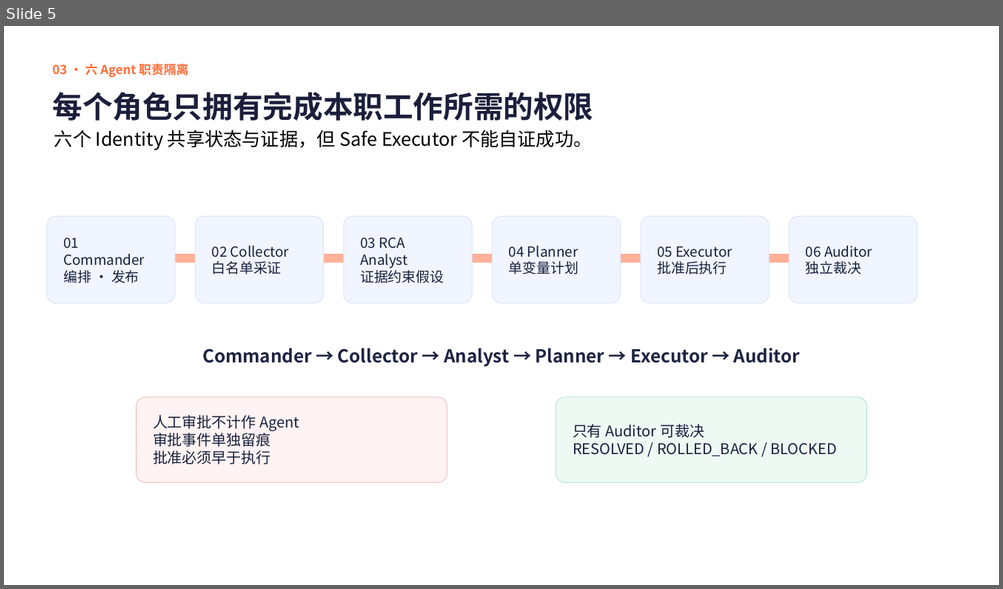
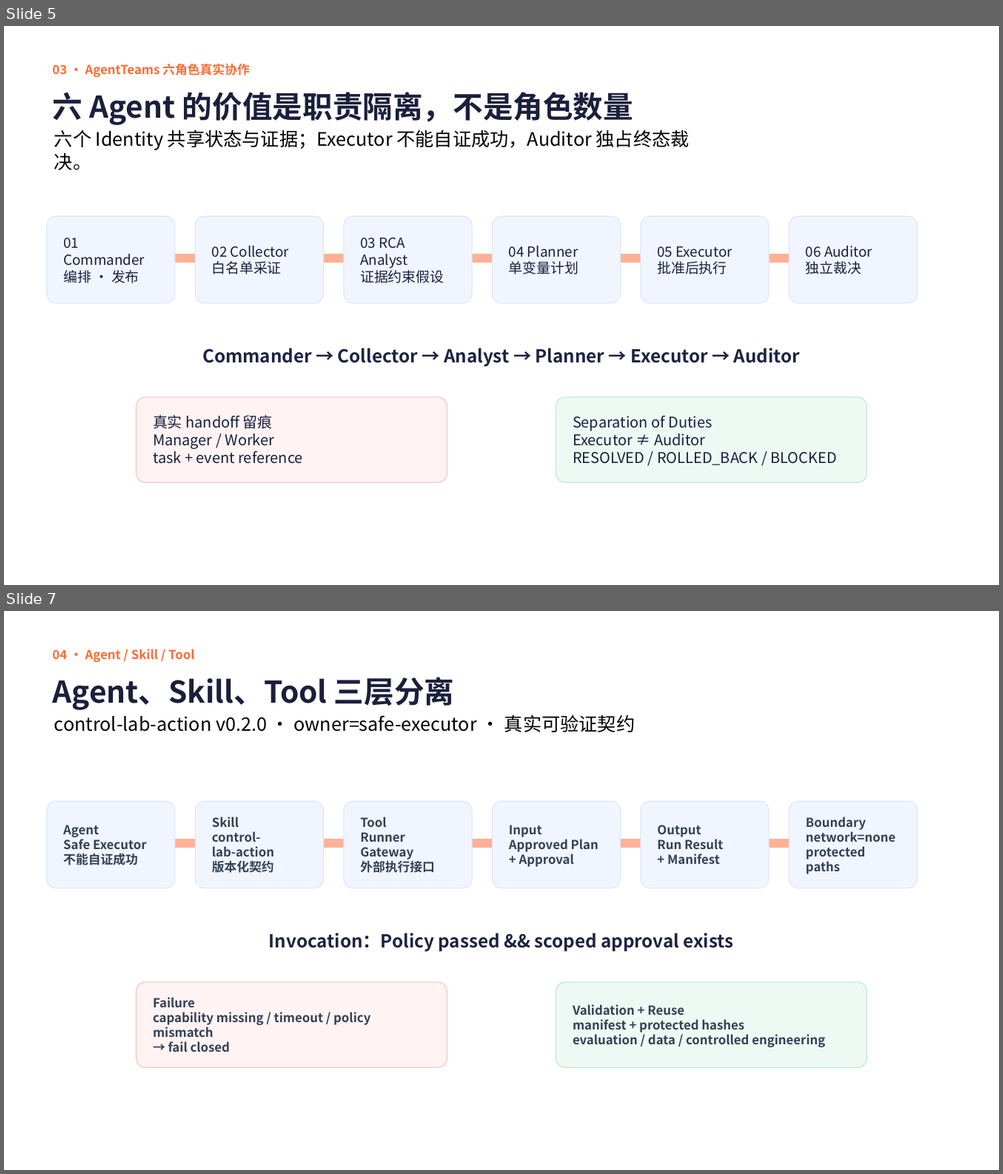
Before and after one commit to JAKIIC/LabOps-Guard, a slide deck: submission/LabOps-Guard-GOAI-复赛方案-v1.0-rc1.pptx. Shown one above the other, each under a label of ours: slide 5 before the commit, slides 5 and 7 after it; the slides between them are not shown. The pictures are 1003x589 and 1003x1174 pixels, drawn with LibreOffice and Linux fonts; fonts in the diff are those of the drawing. Boxes give left, top, right and bottom in pixels: in the first picture for what was removed or moved away, otherwise in the second. Text is boxed around its words. In the diff, an @@ line names an element or a change of style, - is before the commit and + after.

```diff
--- a/submission/LabOps-Guard-GOAI-复赛方案-v1.0-rc1.pptx
+++ b/submission/LabOps-Guard-GOAI-复赛方案-v1.0-rc1.pptx
@@ slide 7 added at (x1=4, y1=611, x2=999, y2=1170), background #FFFFFF @@
@@ text added at (x1=52, y1=649, x2=194, y2=662), 12 pt, text #FF6B35, bold @@
+04 · Agent / Skill / Tool
@@ text added at (x1=52, y1=677, x2=454, y2=710), 29 pt, text #1B1F3B, bold @@
+Agent、Skill、Tool 三层分离
@@ text added at (x1=54, y1=715, x2=634, y2=732), 18 pt, text #000000 @@
+control-lab-action v0.2.0 · owner=safe-executor · 真实可验证契约
@@ rounded rectangle added at (x1=46, y1=801, x2=175, y2=889), fill #F1F5FF, outline #DCE5F6 0.75 pt, 12 pt, text #334155, bold @@
+Agent
+Safe Executor
+不能自证成功
@@ rounded rectangle added at (x1=195, y1=801, x2=324, y2=889), fill #F1F5FF, outline #DCE5F6 0.75 pt, 12 pt, text #334155, bold @@
+Skill
+control-
+lab-action
+版本化契约
@@ rounded rectangle added at (x1=344, y1=801, x2=472, y2=889), fill #F1F5FF, outline #DCE5F6 0.75 pt, 12 pt, text #334155, bold @@
+Tool
+Runner Gateway
+外部执行接口
@@ rounded rectangle added at (x1=492, y1=801, x2=620, y2=889), fill #F1F5FF, outline #DCE5F6 0.75 pt, 12 pt, text #334155, bold @@
+Input
+Approved Plan
++ Approval
@@ rounded rectangle added at (x1=640, y1=801, x2=768, y2=889), fill #F1F5FF, outline #DCE5F6 0.75 pt, 12 pt, text #334155, bold @@
+Output
+Run Result
++ Manifest
@@ rounded rectangle added at (x1=789, y1=801, x2=917, y2=889), fill #F1F5FF, outline #DCE5F6 0.75 pt, 12 pt, text #334155, bold @@
+Boundary
+network=none
+protected paths
@@ right arrow added at (x1=173, y1=834, x2=206, y2=852), fill #FFB197, outline #FFB197 0 pt @@
@@ right arrow added at (x1=321, y1=834, x2=355, y2=852), fill #FFB197, outline #FFB197 0 pt @@
@@ right arrow added at (x1=469, y1=834, x2=504, y2=852), fill #FFB197, outline #FFB197 0 pt @@
@@ right arrow added at (x1=618, y1=834, x2=652, y2=852), fill #FFB197, outline #FFB197 0 pt @@
@@ right arrow added at (x1=766, y1=834, x2=800, y2=852), fill #FFB197, outline #FFB197 0 pt @@
@@ text added at (x1=269, y1=933, x2=734, y2=952), 17.2 pt, text #1D2342, bold @@
+Invocation：Policy passed && scoped approval exists
@@ rounded rectangle added at (x1=136, y1=982, x2=447, y2=1068), fill #FFF3F3, outline #F0C3C3 0.75 pt, 12 pt, text #334155, bold @@
+Failure
+capability missing / timeout / policy mismatch
+→ fail closed
@@ rounded rectangle added at (x1=556, y1=982, x2=868, y2=1068), fill #EEF9F4, outline #B8E7D2 0.75 pt, 12 pt, text #334155, bold @@
+Validation + Reuse
+manifest + protected hashes
+evaluation / data / controlled engineering
@@ slide 5 changed as well @@
@@ text at (x1=52, y1=63, x2=249, y2=77): text changed @@
-03 · 六 Agent 职责隔离
+03 · AgentTeams 六角色真实协作
@@ text at (x1=52, y1=92, x2=633, y2=125): text changed @@
-每个角色只拥有完成本职工作所需的权限
+六 Agent 的价值是职责隔离，不是角色数量
@@ text at (x1=54, y1=130, x2=689, y2=170): text changed @@
-六个 Identity 共享状态与证据，但 Safe Executor 不能自证成功。
+六个 Identity 共享状态与证据；Executor 不能自证成功，Auditor 独占终态裁决。
@@ text in rounded rectangle at (x1=153, y1=415, x2=303, y2=464): text changed @@
-人工审批不计作 Agent
-审批事件单独留痕
-批准必须早于执行
+真实 handoff 留痕
+Manager / Worker
+task + event reference
@@ text in rounded rectangle at (x1=572, y1=416, x2=711, y2=446): text changed @@
-只有 Auditor 可裁决
+Separation of Duties
+Executor ≠ Auditor
```
Also in this commit, not shown: 13 other slides changed, 3 other slides added, 4 slides removed, 1 other file.
